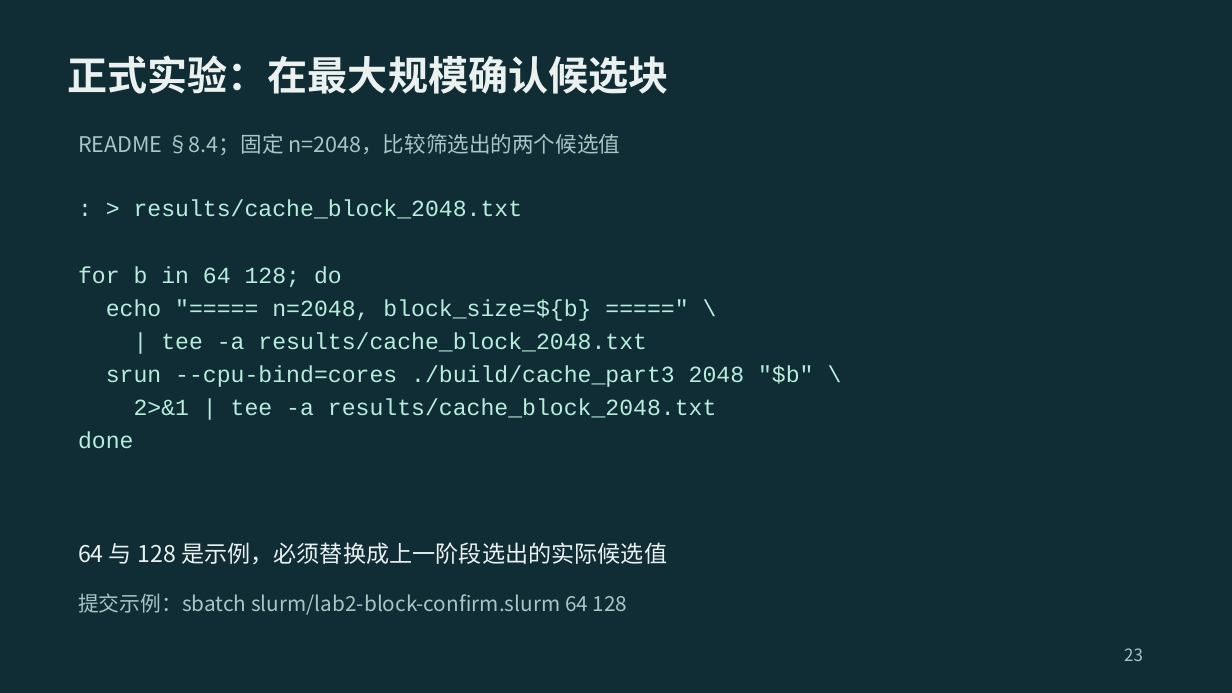
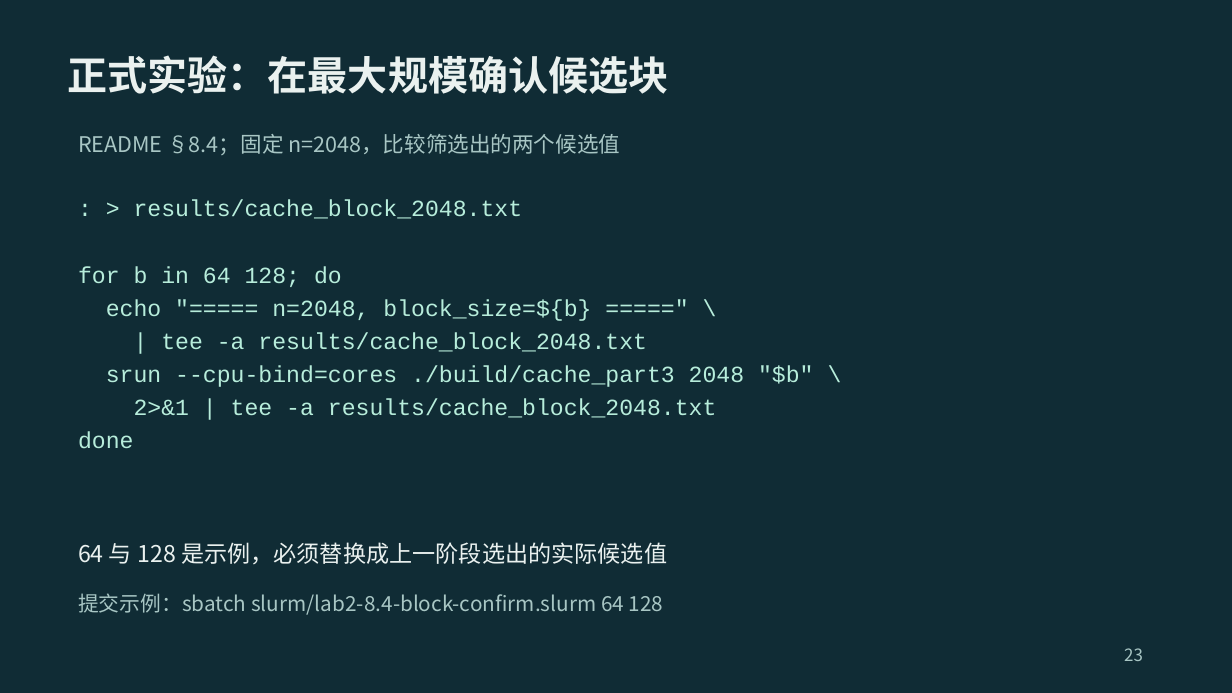
Before and after one commit to 2026-fall-calabs/calabs-2026-fall-starter, a slide deck: slide 23 of docs/交我算平台Lab运行指南-学生版.pptx. Drawn at 1232x693 pixels with LibreOffice and Linux fonts; fonts in the diff are those of the drawing. Boxes give left, top, right and bottom in pixels: in the first picture for what was removed or moved away, otherwise in the second. Text is boxed around its words. In the diff, an @@ line names an element or a change of style, - is before the commit and + after.

Commit message:
refactor: organize Slurm scripts by README section

```diff
--- a/docs/交我算平台Lab运行指南-学生版.pptx
+++ b/docs/交我算平台Lab运行指南-学生版.pptx
@@ text at (78,593,664,615): text changed @@
-提交示例：sbatch slurm/lab2-block-confirm.slurm 64 128
+提交示例：sbatch slurm/lab2-8.4-block-confirm.slurm 64 128
```
Also in this commit, not shown: 10 other slides changed, 12 other files.
